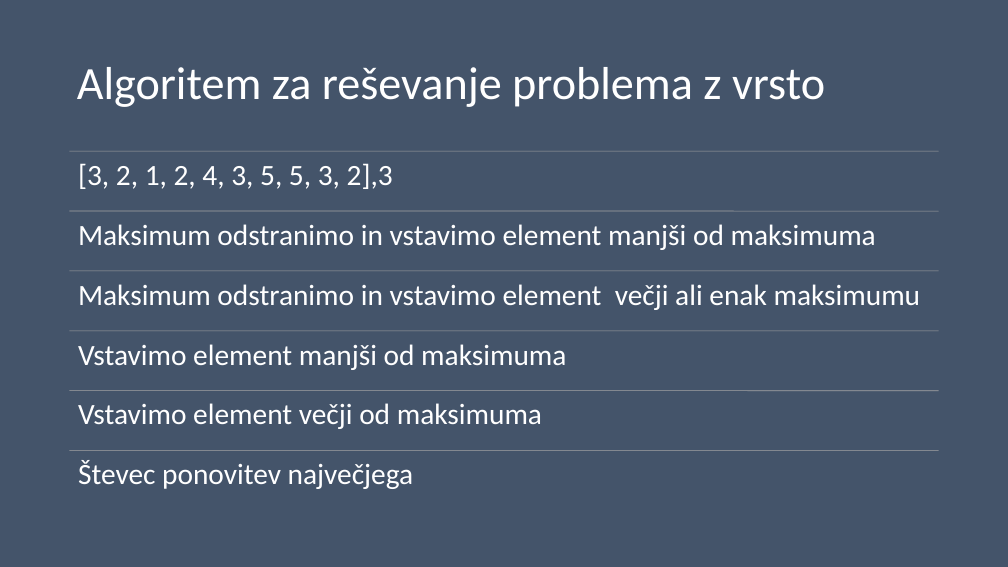
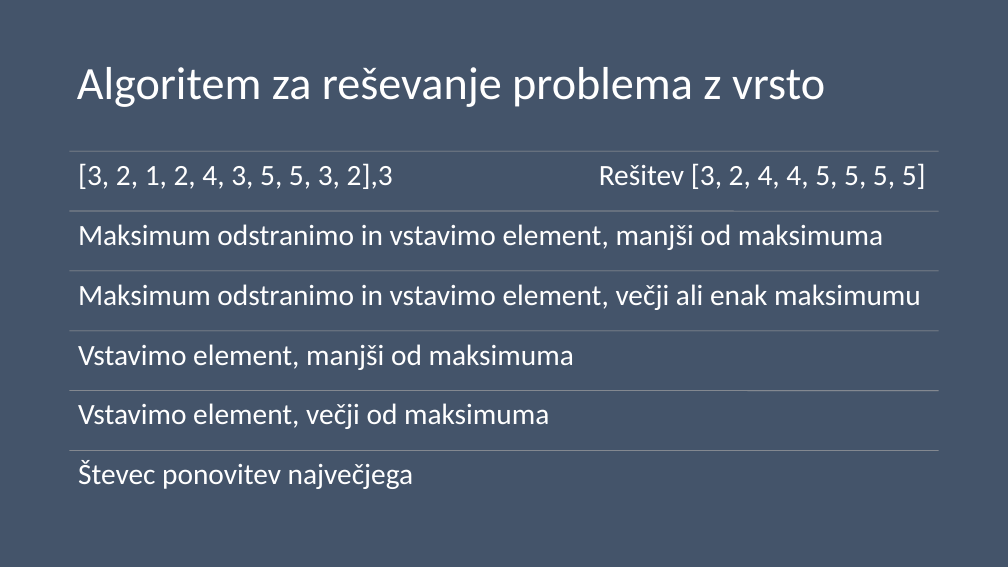
Before and after one commit to timenbob/racunalnistvo1, a slide deck: slide 3 of kratko vpr/MAKSIMUM DRSEČEGA.pptx. Drawn at 1008x567 pixels with LibreOffice and Linux fonts; fonts in the diff are those of the drawing; background and template pictures are left out. Boxes give left, top, right and bottom in pixels: in the first picture for what was removed or moved away, otherwise in the second. Text is boxed around its words. In the diff, an @@ line names an element or a change of style, - is before the commit and + after.

```diff
--- a/kratko vpr/MAKSIMUM DRSEČEGA.pptx
+++ b/kratko vpr/MAKSIMUM DRSEČEGA.pptx
@@ text at box(78, 163, 926, 189): text changed @@
-[3, 2, 1, 2, 4, 3, 5, 5, 3, 2],3
+[3, 2, 1, 2, 4, 3, 5, 5, 3, 2],3 Rešitev [3, 2, 4, 4, 5, 5, 5, 5]
@@ text at box(78, 224, 883, 250): text changed @@
-Maksimum odstranimo in vstavimo element manjši od maksimuma
+Maksimum odstranimo in vstavimo element, manjši od maksimuma
@@ text at box(78, 284, 921, 310): text changed @@
-Maksimum odstranimo in vstavimo element večji ali enak maksimumu
+Maksimum odstranimo in vstavimo element, večji ali enak maksimumu
@@ text at box(78, 344, 574, 370): text changed @@
-Vstavimo element manjši od maksimuma
+Vstavimo element, manjši od maksimuma
@@ text at box(78, 403, 549, 429): text changed @@
-Vstavimo element večji od maksimuma
+Vstavimo element, večji od maksimuma
```
Also in this commit, not shown: 1 other slide changed.
